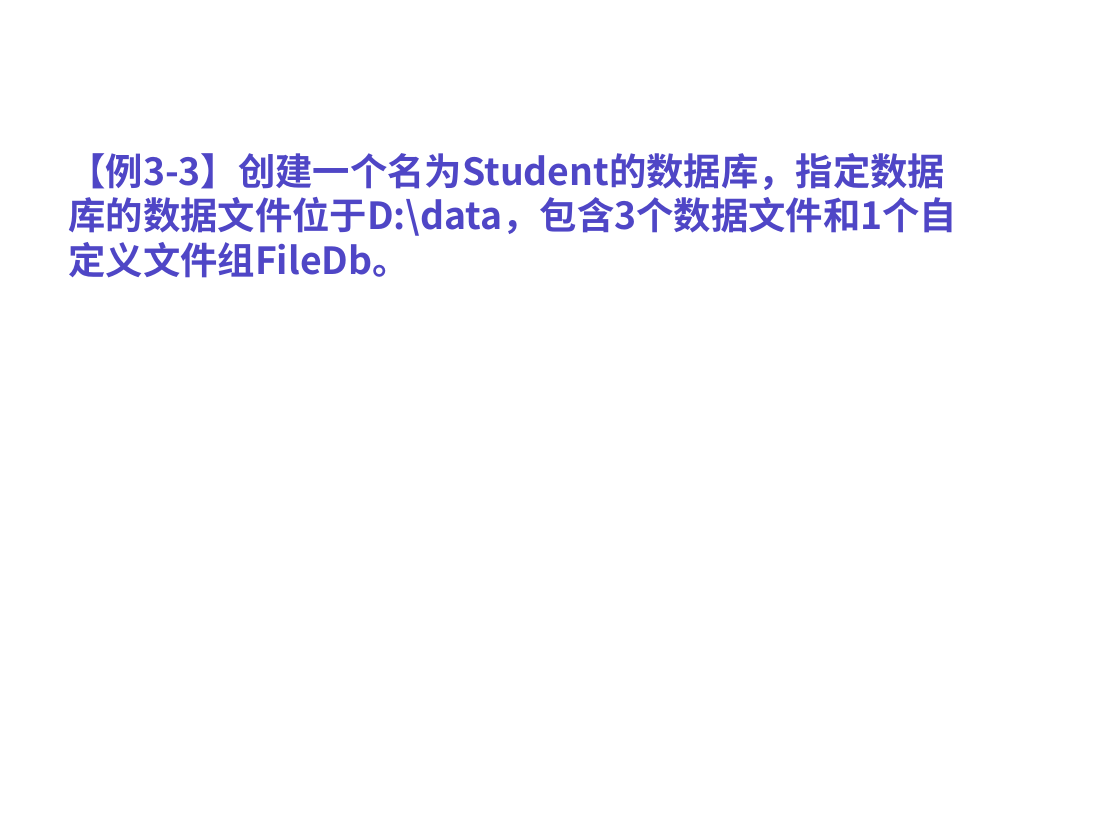
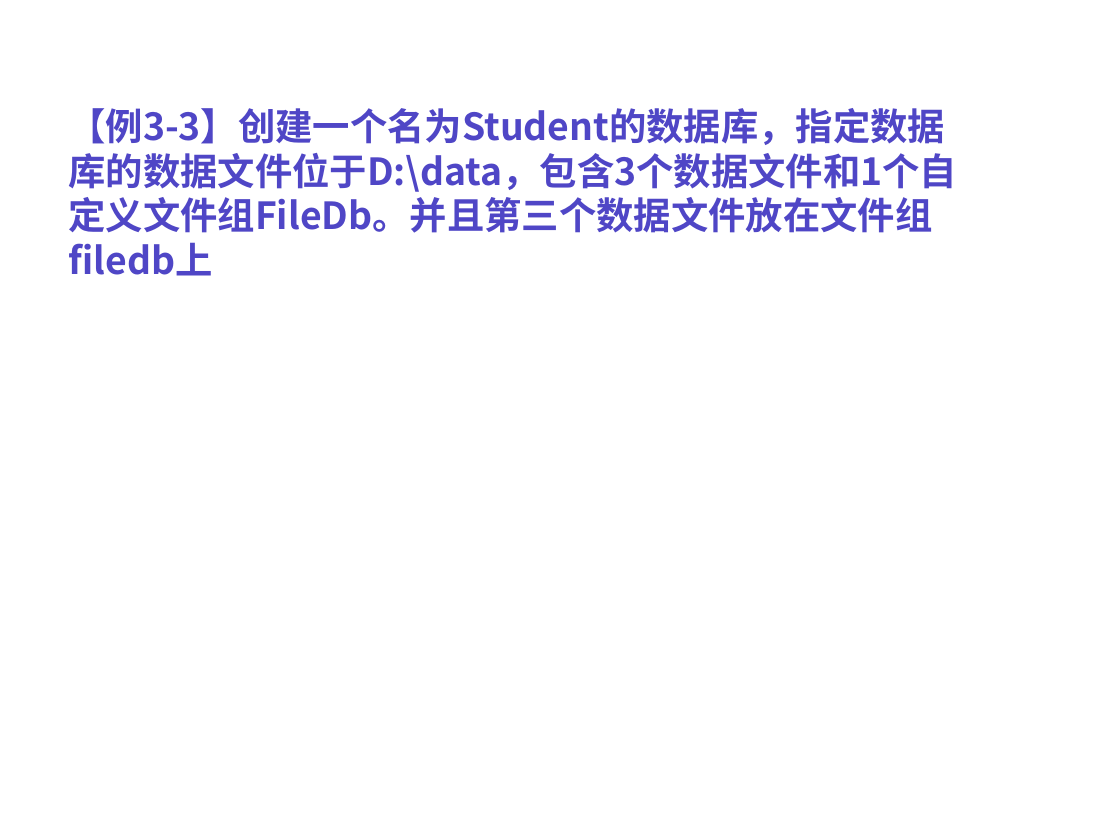
Before and after one commit to yuqingmao2019/MyWorkSpace, a slide deck: slide 27 of 数据库ppt/第3章 .ppt. Drawn at 1120x840 pixels with LibreOffice and Linux fonts; fonts in the diff are those of the drawing; background and template pictures are left out. Boxes give left, top, right and bottom in pixels: in the first picture for what was removed or moved away, otherwise in the second. Text is boxed around its words. In the diff, an @@ line names an element or a change of style, - is before the commit and + after.

```diff
--- a/数据库ppt/第3章 .ppt
+++ b/数据库ppt/第3章 .ppt
@@ text at [68,108,957,276]: text changed @@
-【例3-3】创建一个名为Student的数据库，指定数据库的数据文件位于D:\data，包含3个数据文件和1个自定义文件组FileDb。
+【例3-3】创建一个名为Student的数据库，指定数据库的数据文件位于D:\data，包含3个数据文件和1个自定义文件组FileDb。并且第三个数据文件放在文件组filedb上
```
Also in this commit, not shown: 1 other slide changed, 13 other files.
